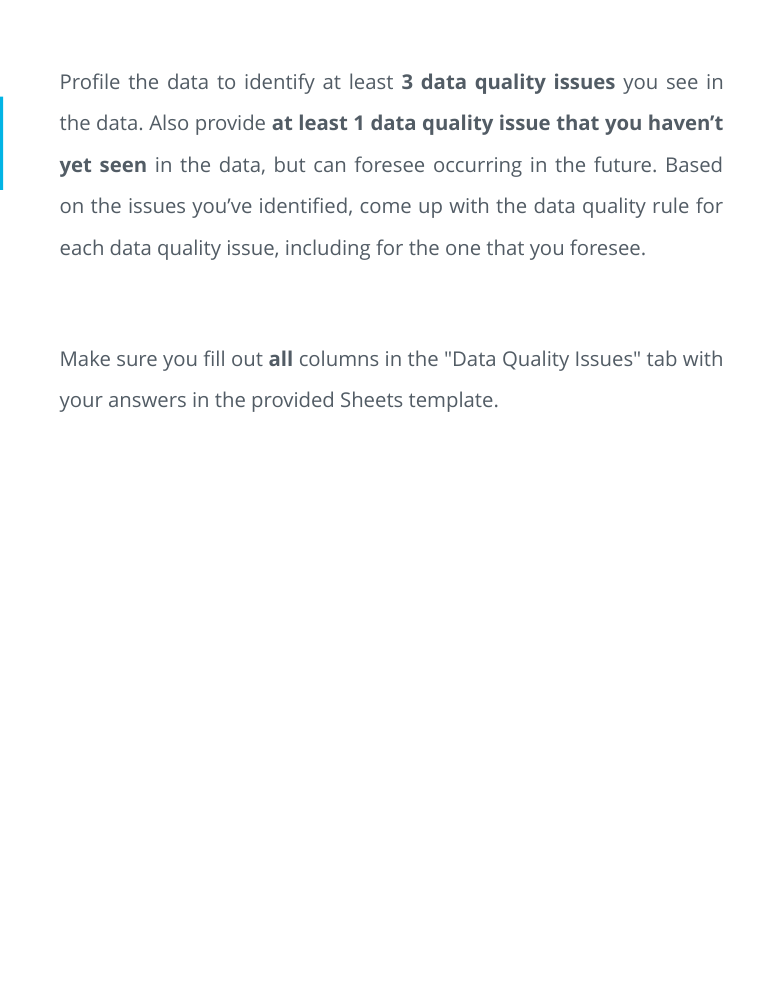
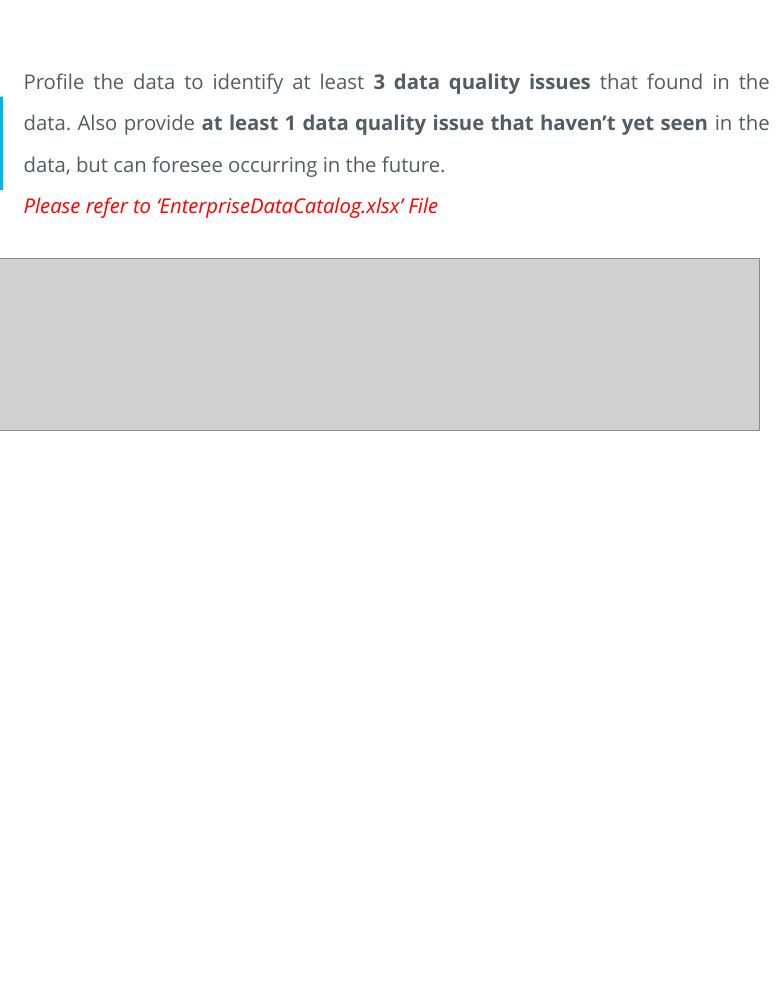
Before and after one commit to fuongcao/udacity-data-achitect, a slide deck: slide 11 of 4- Data Governance at SneakerPark/DataGovernanceAtSneakerPark.pptx (slide 12 before the commit). Drawn at 779x1008 pixels with LibreOffice and Linux fonts; fonts in the diff are those of the drawing; grey boxes stand for pictures. Boxes give left, top, right and bottom in pixels: in the first picture for what was removed or moved away, otherwise in the second. Text is boxed around its words. In the diff, an @@ line names an element or a change of style, - is before the commit and + after.

```diff
--- a/4- Data Governance at SneakerPark/DataGovernanceAtSneakerPark.pptx
+++ b/4- Data Governance at SneakerPark/DataGovernanceAtSneakerPark.pptx
@@ text at [24, 73, 770, 218]: text changed @@
-Profile the data to identify at least 3 data quality issues you see in the data. Also provide at least 1 data quality issue that you haven’t yet seen in the data, but can foresee occurring in the future. Based on the issues you’ve identified, come up with the data quality rule for each data quality issue, including for the one that you foresee.
-Make sure you fill out all columns in the "Data Quality Issues" tab with your answers in the provided Sheets template.
+Profile the data to identify at least 3 data quality issues that found in the data. Also provide at least 1 data quality issue that haven’t yet seen in the data, but can foresee occurring in the future.
+Please refer to ‘EnterpriseDataCatalog.xlsx’ File
@@ picture added at [0, 258, 760, 430] @@
```
Also in this commit, not shown: 6 other slides changed, 4 slides added, 6 slides removed, 1 other file.
